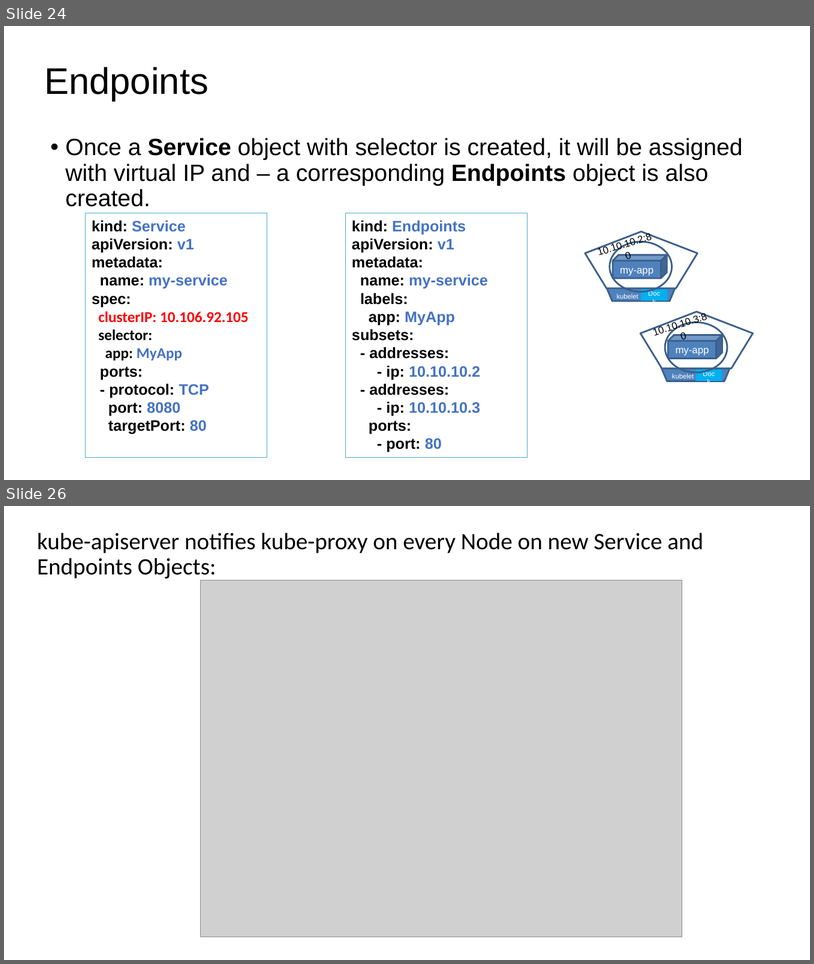
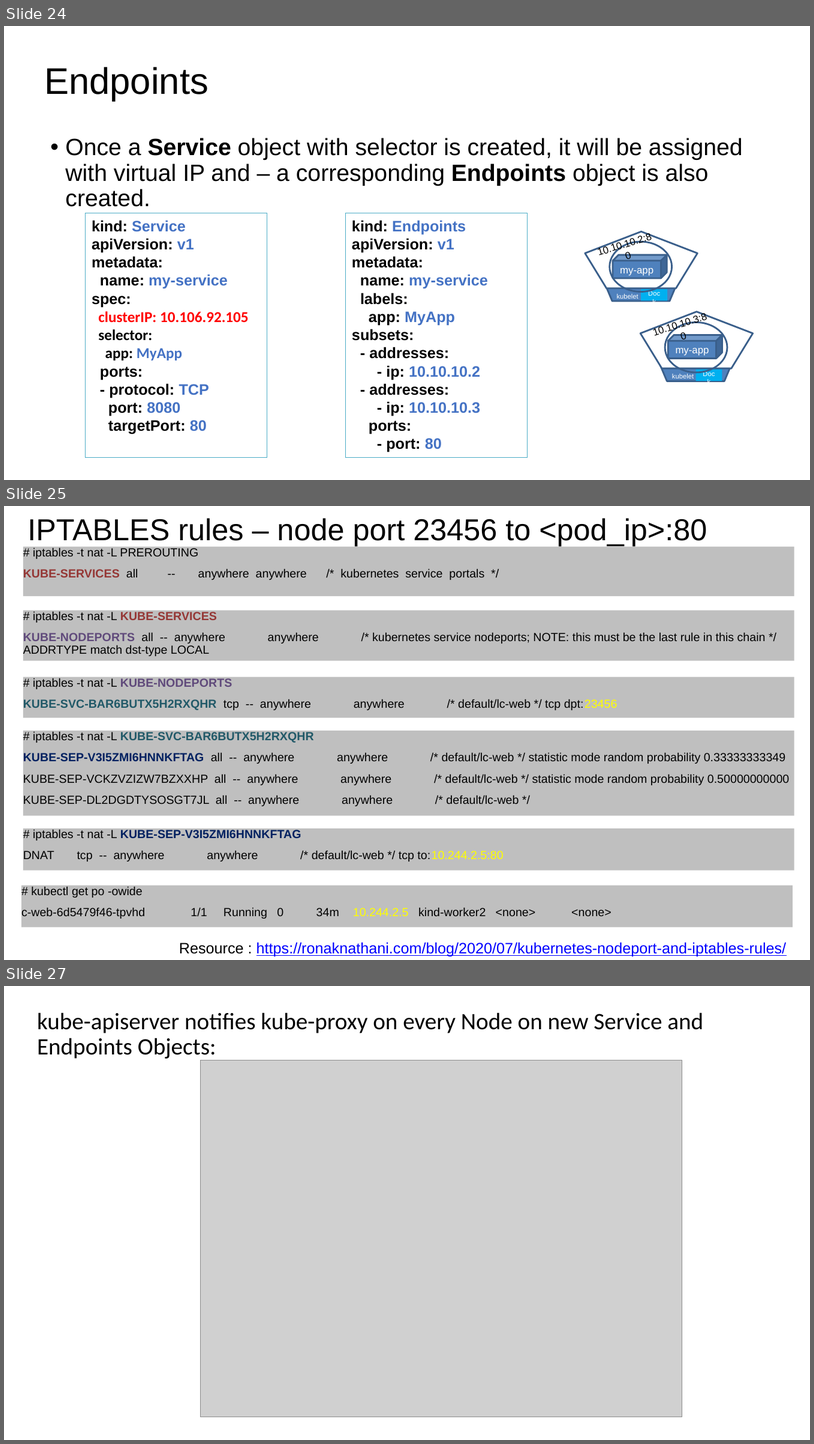
Before and after one commit to eylonmalin/k8s-training, a slide deck: day-2/Using Kubernetes Day 2.pptx. Shown one above the other, each under a label of ours: slides 24 and 26 before the commit, slides 24, 25 and 27 after it; the slides between them are not shown. The pictures are 814x964 and 814x1444 pixels, drawn with LibreOffice and Linux fonts; fonts in the diff are those of the drawing; grey boxes stand for pictures. Boxes give left, top, right and bottom in pixels: in the first picture for what was removed or moved away, otherwise in the second. Text is boxed around its words. In the diff, an @@ line names an element or a change of style, - is before the commit and + after.

```diff
--- a/day-2/Using Kubernetes Day 2.pptx
+++ b/day-2/Using Kubernetes Day 2.pptx
@@ slide 25 added at (4, 506, 810, 960), background #FFFFFF @@
@@ title added at (27, 518, 707, 546), 36 pt, text #000000 @@
+IPTABLES rules – node port 23456 to <pod_ip>:80
@@ text added at (23, 547, 795, 596), fill #BFBFBF, 14 pt, text #000000 @@
+# iptables -t nat -L PREROUTING
+KUBE-SERVICES all -- anywhere anywhere /* kubernetes service portals */
@@ rectangle added at (23, 610, 795, 660), fill #BFBFBF, 14 pt, text #000000 @@
+# iptables -t nat -L KUBE-SERVICES
+KUBE-NODEPORTS all -- anywhere anywhere /* kubernetes service nodeports; NOTE: this must be the last rule in this chain */ ADDRTYPE match dst-type LOCAL
@@ rectangle added at (23, 676, 795, 717), fill #BFBFBF, 14 pt, text #000000 @@
+# iptables -t nat -L KUBE-NODEPORTS
+KUBE-SVC-BAR6BUTX5H2RXQHR tcp -- anywhere anywhere /* default/lc-web */ tcp dpt:23456
@@ rectangle added at (23, 730, 795, 816), fill #BFBFBF, 14 pt, text #000000 @@
+# iptables -t nat -L KUBE-SVC-BAR6BUTX5H2RXQHR
+KUBE-SEP-V3I5ZMI6HNNKFTAG all -- anywhere anywhere /* default/lc-web */ statistic mode random probability 0.33333333349
+KUBE-SEP-VCKZVZIZW7BZXXHP all -- anywhere anywhere /* default/lc-web */ statistic mode random probability 0.50000000000
+KUBE-SEP-DL2DGDTYSOSGT7JL all -- anywhere anywhere /* default/lc-web */
@@ rectangle added at (23, 828, 795, 870), fill #BFBFBF, 14 pt, text #000000 @@
+# iptables -t nat -L KUBE-SEP-V3I5ZMI6HNNKFTAG
+DNAT tcp -- anywhere anywhere /* default/lc-web */ tcp to:10.244.2.5:80
@@ rectangle added at (21, 885, 794, 927), fill #BFBFBF, 14 pt, text #000000 @@
+# kubectl get po -owide
+c-web-6d5479f46-tpvhd 1/1 Running 0 34m 10.244.2.5 kind-worker2 <none> <none>
@@ text added at (179, 942, 787, 957), 18 pt, text #0000FF, underline @@
+Resource : https://ronaknathani.com/blog/2020/07/kubernetes-nodeport-and-iptables-rules/
@@ what was slide 26 is now slide 27 @@
```
Also in this commit, not shown: 15 slides changed.
